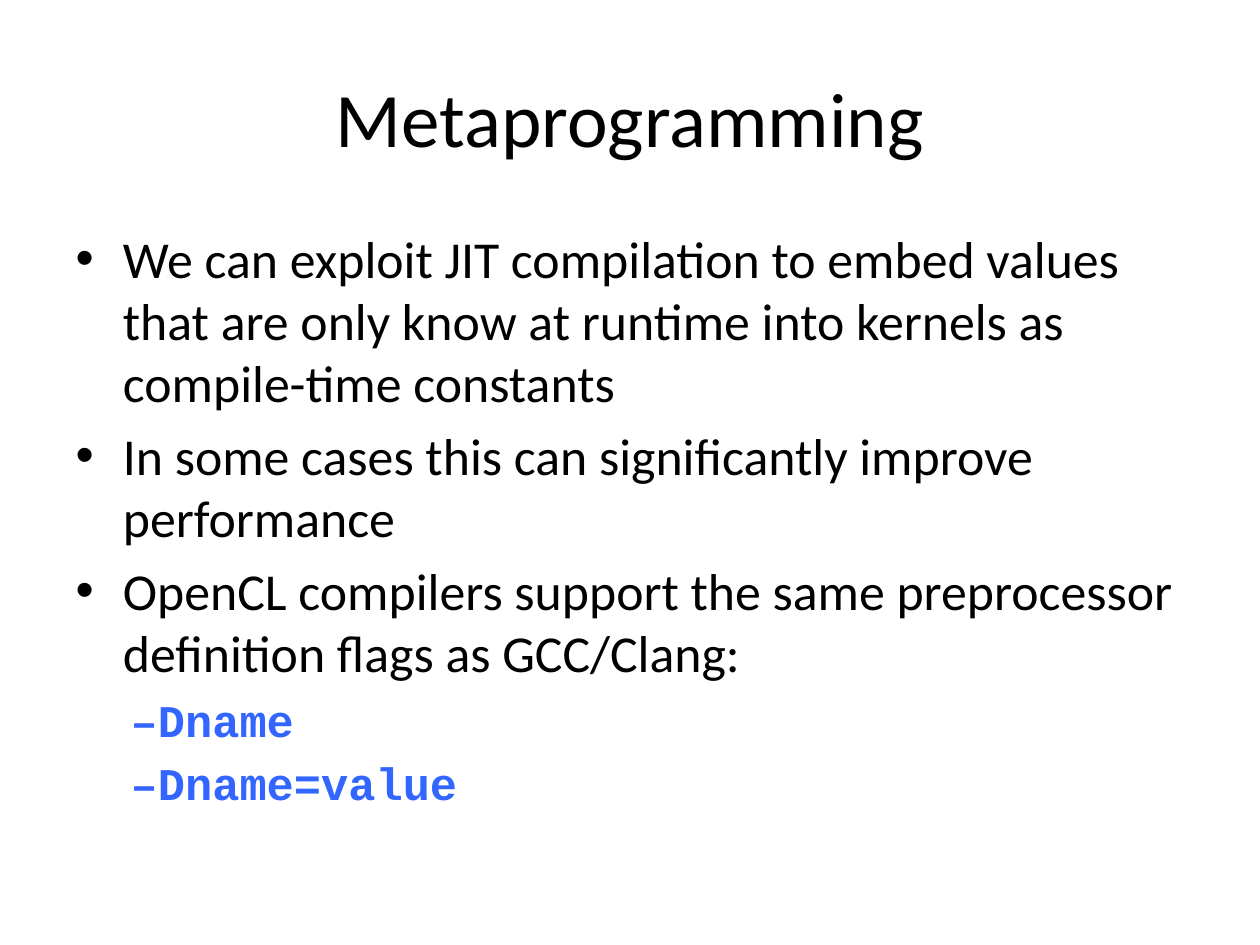
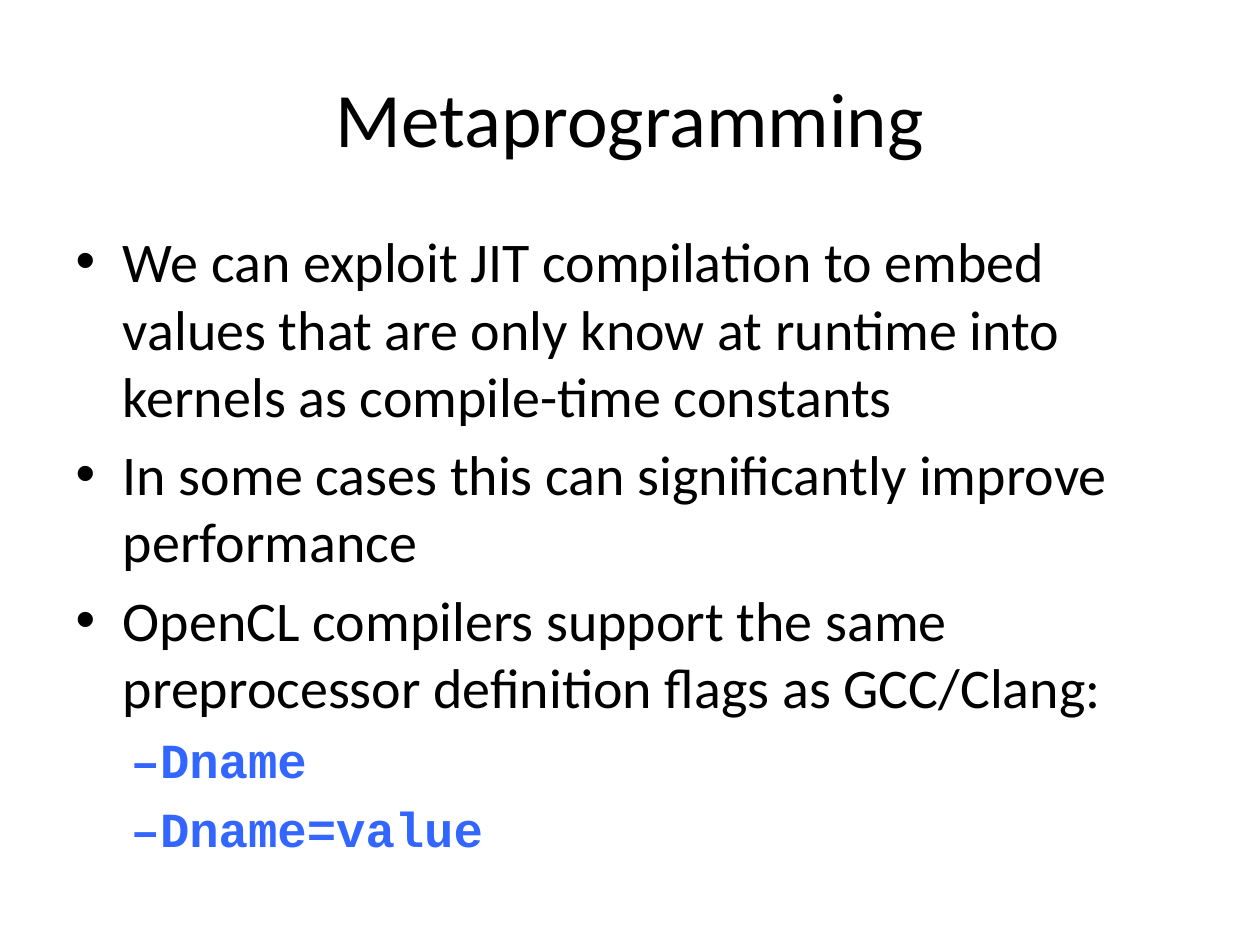
Before and after one commit to UoB-HPC/opencl-training-code, a slide deck: slide 17 of slides/advanced_part2.pptx. Drawn at 1260x945 pixels with LibreOffice and Linux fonts; fonts in the diff are those of the drawing. Boxes give left, top, right and bottom in pixels: in the first picture for what was removed or moved away, otherwise in the second. Text is boxed around its words. In the diff, an @@ line names an element or a change of style, - is before the commit and + after.

```diff
--- a/slides/advanced_part2.pptx
+++ b/slides/advanced_part2.pptx
@@ text "We can exploit JIT compilation ..." at [123,243,1107,848]: size 29.6 to 32 pt; size 25.9 to 28 pt in "–Dname", "–Dname=value" @@
```
Also in this commit, not shown: 12 other slides changed.
